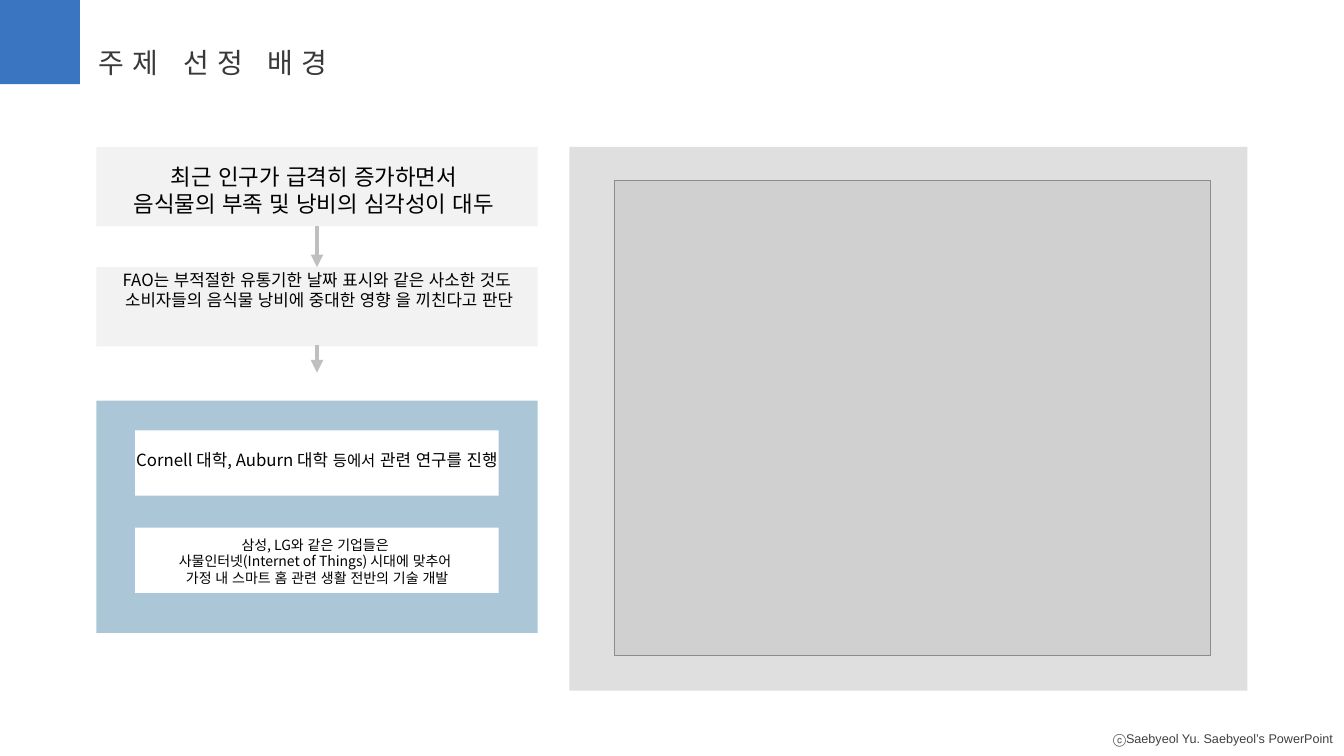
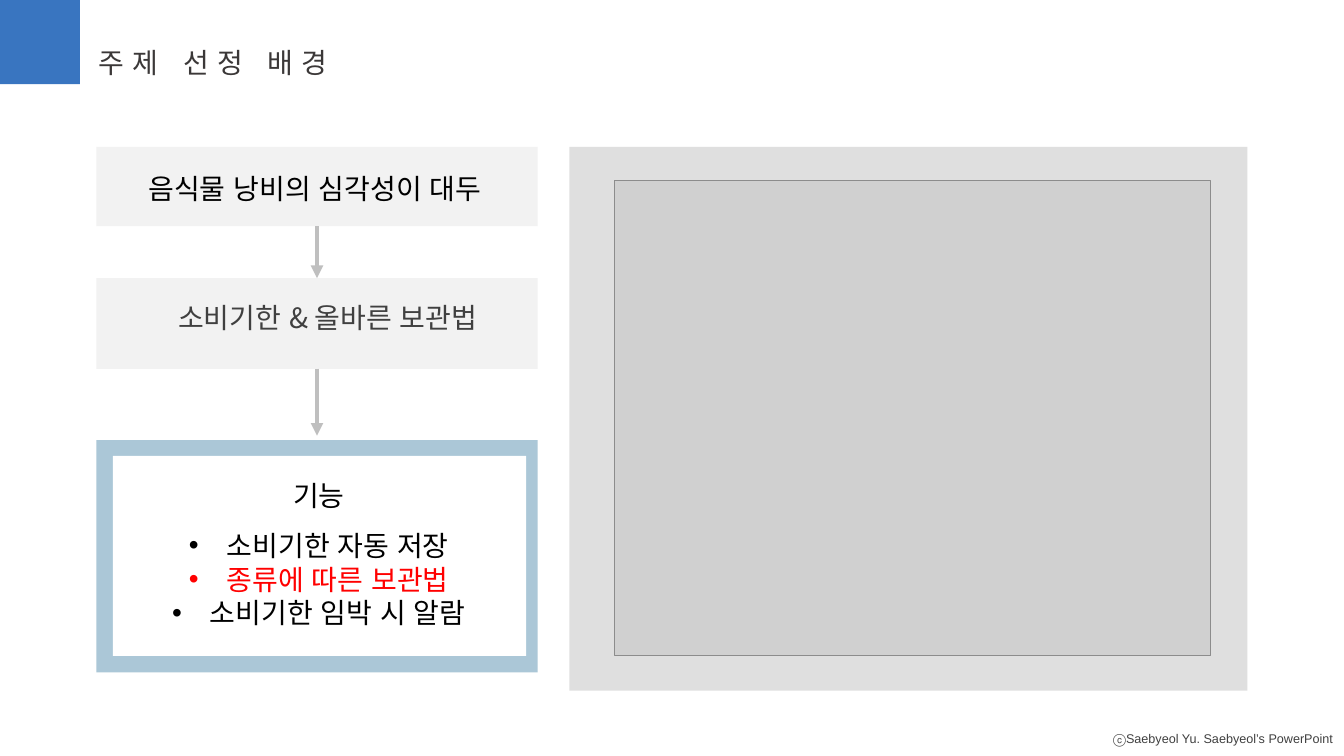
Before and after one commit to DCT0224/KDT6, a slide deck: slide 3 of self_project/스마트 냉장고_장재웅.pptx. Drawn at 1344x756 pixels with LibreOffice and Linux fonts; fonts in the diff are those of the drawing; grey boxes stand for pictures. Boxes give left, top, right and bottom in pixels: in the first picture for what was removed or moved away, otherwise in the second. Text is boxed around its words. In the diff, an @@ line names an element or a change of style, - is before the commit and + after.

```diff
--- a/self_project/스마트 냉장고_장재웅.pptx
+++ b/self_project/스마트 냉장고_장재웅.pptx
@@ text at (148,175,482,202): text changed; size 16 to 20 pt @@
-최근 인구가 급격히 증가하면서
-음식물의 부족 및 낭비의 심각성이 대두
+음식물 낭비의 심각성이 대두
@@ arrow moved from (318, 226) - (318, 267) to (318, 226) - (318, 278) @@
@@ rectangle: place and size @@
-rectangle at (97,267,538,347)
+rectangle at (97,278,538,369)
@@ text at (178,305,477,330): text changed; size 12 to 20 pt; text colour #000000 to #404040 @@
-FAO는 부적절한 유통기한 날짜 표시와 같은 사소한 것도
-소비자들의 음식물 낭비에 중대한 영향 을 끼친다고 판단
+소비기한 & 올바른 보관법
@@ arrow moved from (318, 345) - (318, 373) to (318, 369) - (318, 436) @@
@@ rectangle: place and size @@
-rectangle at (97,400,538,632)
+rectangle at (97,441,538,673)
@@ rectangle removed at (135,431,499,496) @@
@@ rectangle: place and size @@
-rectangle at (135,527,499,593)
+rectangle at (113,456,526,655)
@@ text at (210,482,466,626): text changed; size 12 to 20 pt @@
-Cornell 대학, Auburn 대학 등에서 관련 연구를 진행
+기능
+• 소비기한 자동 저장
+• 종류에 따른 보관법
+• 소비기한 임박 시 알람
@@ text removed at (179,538,452,584) @@
-삼성, LG와 같은 기업들은
-사물인터넷(Internet of Things) 시대에 맞추어
-가정 내 스마트 홈 관련 생활 전반의 기술 개발
```
Also in this commit, not shown: 1 other slide changed, 13 other files.
